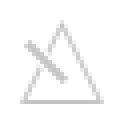
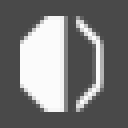
Comparing the layer stacks of the two 128 × 128 images. Changes:
hid "click" over [20, 20, 104, 104]
added layer "monitor" above "record" over [20, 16, 104, 112]
showed "bg" over [0, 0, 128, 128]
